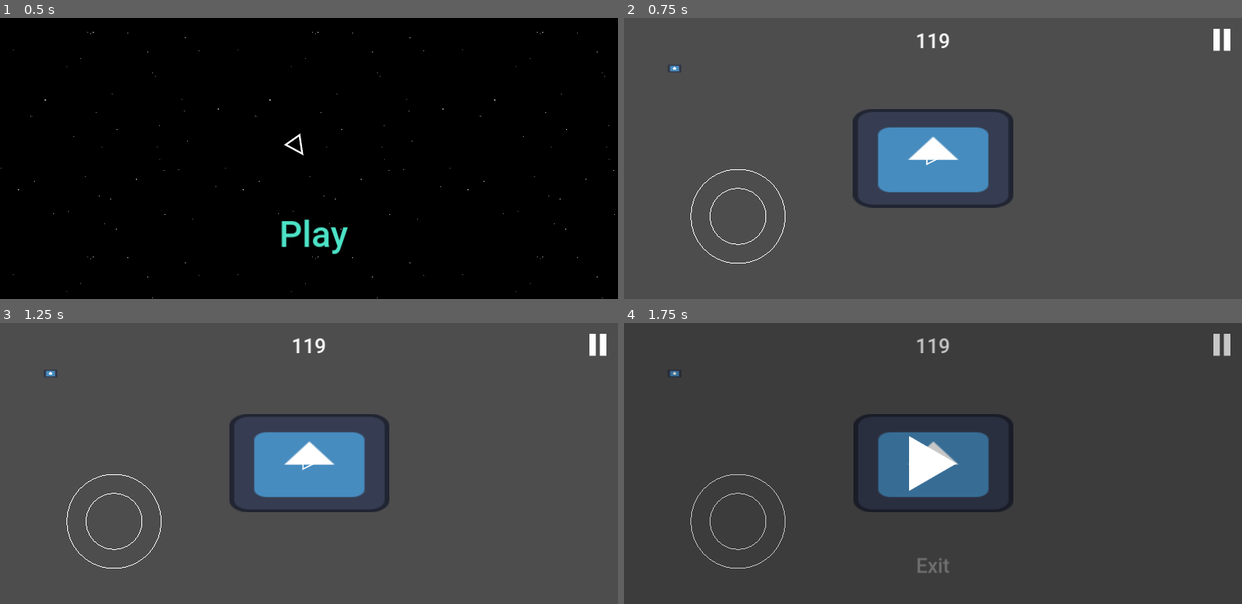
Above: before the commit, frames 1-4 (two rows, left to right).
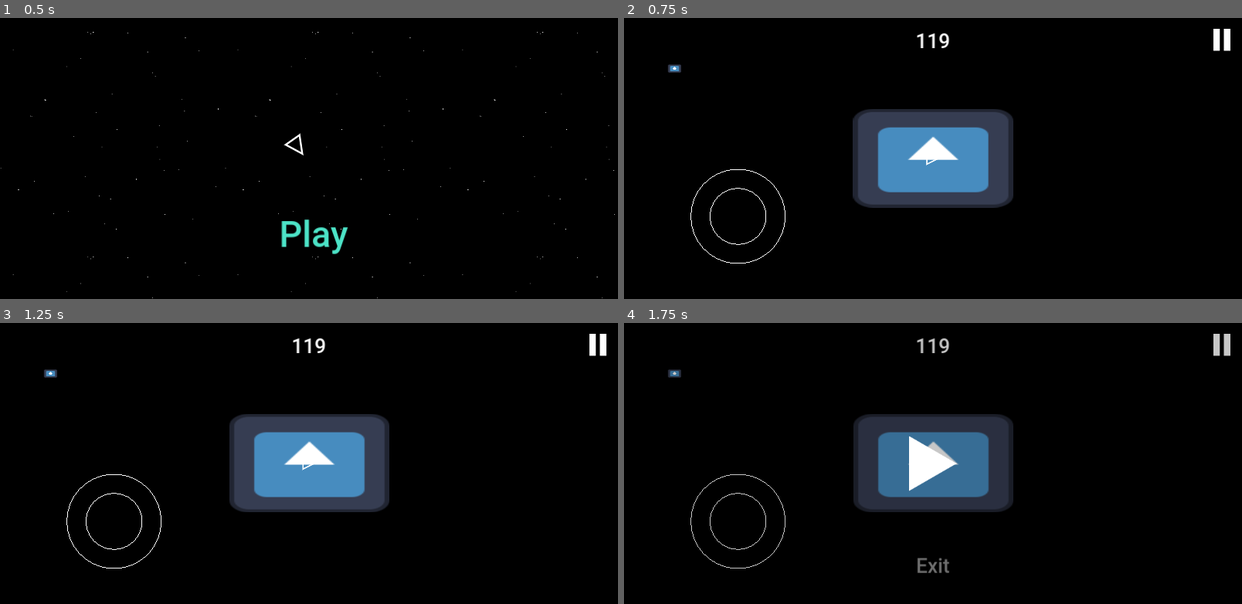
Above: after the commit, the same moments.

Repository: Ryu204/name-later
Game: Godot game, scene res://Layouts/index.tscn
The game is run twice, just before and just after one commit, with the same random seed, the same clock (stepped at 60 frames per second) and the same inputs. The engine's default icon, where the game draws it, is replaced by a stand-in: a white triangle on a blue panel in a dark square.
Inputs (mouse positions are in pixels of both pictures, inside the frame that each line leads up to):
- Up to frame 1 (0.5 s): no input
- Up to frame 2 (0.75 s): click "Play" at 0.5 s
- Up to frame 3 (1.25 s): no input
- Up to frame 4 (1.75 s): click (1223, 345) at 1.25 s

Frame 1 is identical in both runs. In frame 2, 91% of the frame differs, in the area x 0-100%, y 0-100%; in frame 3, 91%; in frame 4, 90%.

Commit message:
Added mothership and children visual

Diff:
--- /dev/null
+++ b/Components/Enemies/mothership.gd
@@ -0,0 +1,18 @@
+class_name Mothership
+
+extends Enemy
+
+@export_group('Appearance')
+@export var height = 30.0
+@export var width = 50.0
+
+func _ready() -> void:
+	super()
+	shape.set_vertices(PackedVector2Array([
+		Vector2(-width / 2, height / 2),
+		Vector2(0, -height / 2),
+		Vector2(width / 2, height / 2)
+	]))
+
+func update(delta: float, player_pos: Vector2, _player_vel: Vector2) -> void:
+	shape.control_direction = player_pos - shape.global_position
--- /dev/null
+++ b/Components/Enemies/mothership.tscn
@@ -0,0 +1,19 @@
+[gd_scene load_steps=4 format=3 uid="uid://cnwecgg8gilqx"]
+
+[ext_resource type="Script" path="res://Components/Enemies/mothership.gd" id="1_7mk6c"]
+[ext_resource type="PackedScene" uid="uid://cfj21agyf0b47" path="res://Components/shape.tscn" id="2_rp4to"]
+[ext_resource type="PackedScene" uid="uid://p7vaff2uutdj" path="res://Components/Enemies/mothership_drones.tscn" id="3_j77u6"]
+
+[node name="Mothership" type="Node2D" node_paths=PackedStringArray("shape")]
+script = ExtResource("1_7mk6c")
+width = 35.0
+shape = NodePath("Shape")
+
+[node name="Shape" parent="." instance=ExtResource("2_rp4to")]
+color = Color(0.571362, 0.413173, 0.342973, 1)
+turn_strength = 2.0
+force = 100.0
+damping = 0.6
+
+[node name="MothershipDrones" parent="." node_paths=PackedStringArray("mothership") instance=ExtResource("3_j77u6")]
+mothership = NodePath("../Shape")
--- /dev/null
+++ b/Components/Enemies/mothership_drones.gd
@@ -0,0 +1,50 @@
+class_name MothershipDrones
+
+extends Node2D
+
+@export var mothership: Shape
+@export_group('Appearance')
+@export var width: float
+@export var height: float
+@export var spacing_per_width: float
+@export_group('Stats')
+@export var base_ratio: float = 1.0
+
+func _ready() -> void:
+	for child in get_children():
+		if not child is Shape:
+			continue
+		var shape = child as Shape
+		MothershipDrones._toggle_collision(shape, false)
+		shape.set_vertices(PackedVector2Array([
+			Vector2(-width / 2, height / 2),
+			Vector2(width / 2, height / 2),
+			Vector2(width / 2, -height / 2),
+			Vector2(-width / 2, -height / 2)
+		]))
+		shape.force = mothership.force * base_ratio
+		shape.turn_strength = mothership.turn_strength * base_ratio * 2.0
+		shape.damping = mothership.damping * base_ratio
+
+	var left = get_child(0) as Shape
+	var mid = get_child(1) as Shape
+	var right = get_child(2) as Shape
+	left.position += Vector2.LEFT * (spacing_per_width * width)
+	right.position += Vector2.RIGHT * (spacing_per_width * width)
+	mid.position += Vector2.UP * 0.2 * height
+
+static func _toggle_collision(shape: Shape, enable: bool = false) -> void:
+	assert(not enable, 'unimplemented')
+	if enable:
+		pass
+	else:
+		shape.collision_layer = 0
+		shape.collision_mask = 0
+
+func _physics_process(_delta: float) -> void:
+	for child in get_children():
+		var shape = child as Shape
+		var distance = mothership.global_position - shape.global_position
+		var length = distance.length()
+		var noise = 0.0 if length > 20.0 else min(20.0 / length, PI / 5.0)
+		shape.control_direction = distance.rotated(noise)
--- /dev/null
+++ b/Components/Enemies/mothership_drones.tscn
@@ -0,0 +1,25 @@
+[gd_scene load_steps=3 format=3 uid="uid://p7vaff2uutdj"]
+
+[ext_resource type="Script" path="res://Components/Enemies/mothership_drones.gd" id="1_qtfgt"]
+[ext_resource type="PackedScene" uid="uid://cfj21agyf0b47" path="res://Components/shape.tscn" id="2_o4u85"]
+
+[node name="MothershipDrones" type="Node2D"]
+script = ExtResource("1_qtfgt")
+width = 15.0
+height = 15.0
+spacing_per_width = 2.0
+base_ratio = 1.1
+
+[node name="Drone1" parent="." instance=ExtResource("2_o4u85")]
+color = Color(0.607843, 0.321569, 0.262745, 1)
+turn_strength = 5.0
+force = 100.0
+damping = 0.5
+
+[node name="Drone2" parent="." instance=ExtResource("2_o4u85")]
+position = Vector2(-2, 0)
+color = Color(0.607843, 0.321569, 0.262745, 1)
+
+[node name="Drone3" parent="." instance=ExtResource("2_o4u85")]
+position = Vector2(-3, 0)
+color = Color(0.607843, 0.321569, 0.262745, 1)
--- a/Components/Manager/enemy_manager.gd
+++ b/Components/Manager/enemy_manager.gd
@@ -23,6 +23,7 @@
 	add_spawnable(preload(Constants.SCENE_BIKE))
 	add_spawnable(preload(Constants.SCENE_BIKE_PRO))
 	add_spawnable(preload(Constants.SCENE_DRONE))
+	add_spawnable(preload(Constants.SCENE_MOTHERSHIP))
 
 func _physics_process(delta: float) -> void:
 	super(delta)
--- a/Scripts/constants.gd
+++ b/Scripts/constants.gd
@@ -7,6 +7,7 @@
 const SCENE_BIKE = _COMPONENT_PREFIX % 'Enemies/bike.tscn'
 const SCENE_BIKE_PRO = _COMPONENT_PREFIX % 'Enemies/bike_pro.tscn'
 const SCENE_DRONE = _COMPONENT_PREFIX % 'Enemies/drone.tscn'
+const SCENE_MOTHERSHIP = _COMPONENT_PREFIX % 'Enemies/mothership.tscn'
 const SCENE_ROCK = _COMPONENT_PREFIX % 'Environments/rock.tscn'
 const SCENE_EXPLOSION = _COMPONENT_PREFIX % 'explosion.tscn'
 
--- a/project.godot
+++ b/project.godot
@@ -40,3 +40,4 @@
 renderer/rendering_method="gl_compatibility"
 renderer/rendering_method.mobile="gl_compatibility"
 textures/vram_compression/import_etc2_astc=true
+environment/defaults/default_clear_color=Color(0, 0, 0, 1)
